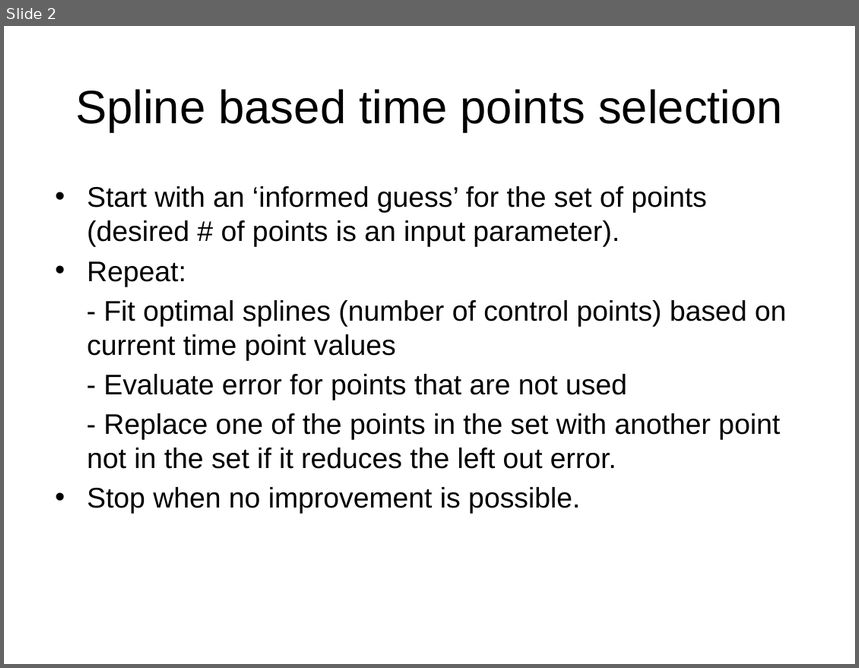
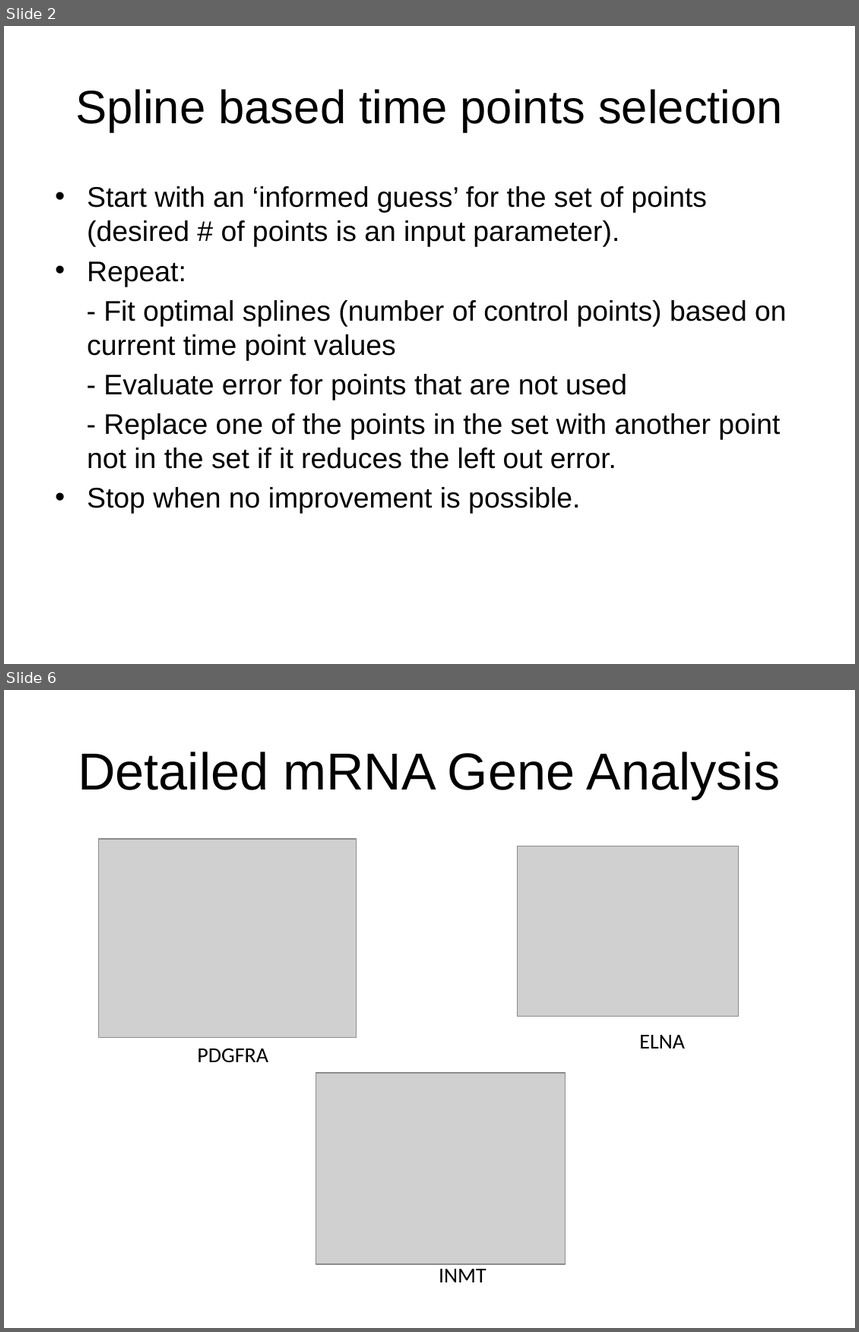
Before and after one commit to emresefer/geneexpress, a slide deck: presentation/NIH-07-15.pptx. Shown one above the other, each under a label of ours: slide 2 before the commit, slides 2 and 6 after it; the slides between them are not shown. The pictures are 859x668 and 859x1332 pixels, drawn with LibreOffice and Linux fonts; fonts in the diff are those of the drawing; grey boxes stand for pictures. Boxes give left, top, right and bottom in pixels: in the first picture for what was removed or moved away, otherwise in the second. Text is boxed around its words. In the diff, an @@ line names an element or a change of style, - is before the commit and + after.

```diff
--- a/presentation/NIH-07-15.pptx
+++ b/presentation/NIH-07-15.pptx
@@ slide 6 added at [4, 690, 855, 1328], background #FFFFFF @@
@@ title added at [78, 752, 781, 799], 44 pt, text #000000 @@
+Detailed mRNA Gene Analysis
@@ picture added at [98, 839, 357, 1037] @@
@@ picture added at [517, 846, 739, 1016] @@
@@ text added at [197, 1049, 268, 1063], 18 pt, text #000000 @@
+PDGFRA
@@ text added at [639, 1035, 685, 1049], 18 pt, text #000000 @@
+ELNA
@@ picture added at [316, 1073, 565, 1265] @@
@@ text added at [439, 1265, 487, 1283], 18 pt, text #000000 @@
+INMT
```
Also in this commit, not shown: 9 other slides added, 1 slide removed, 4 other files.
